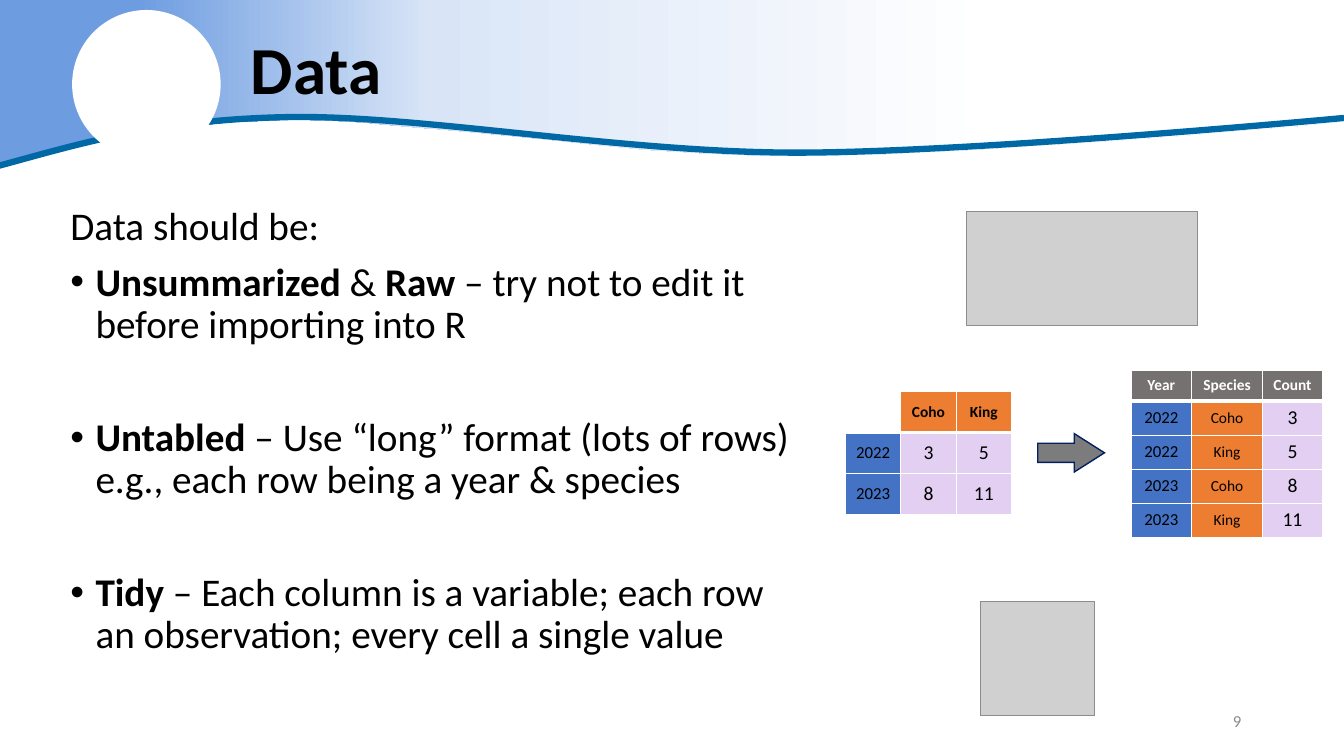
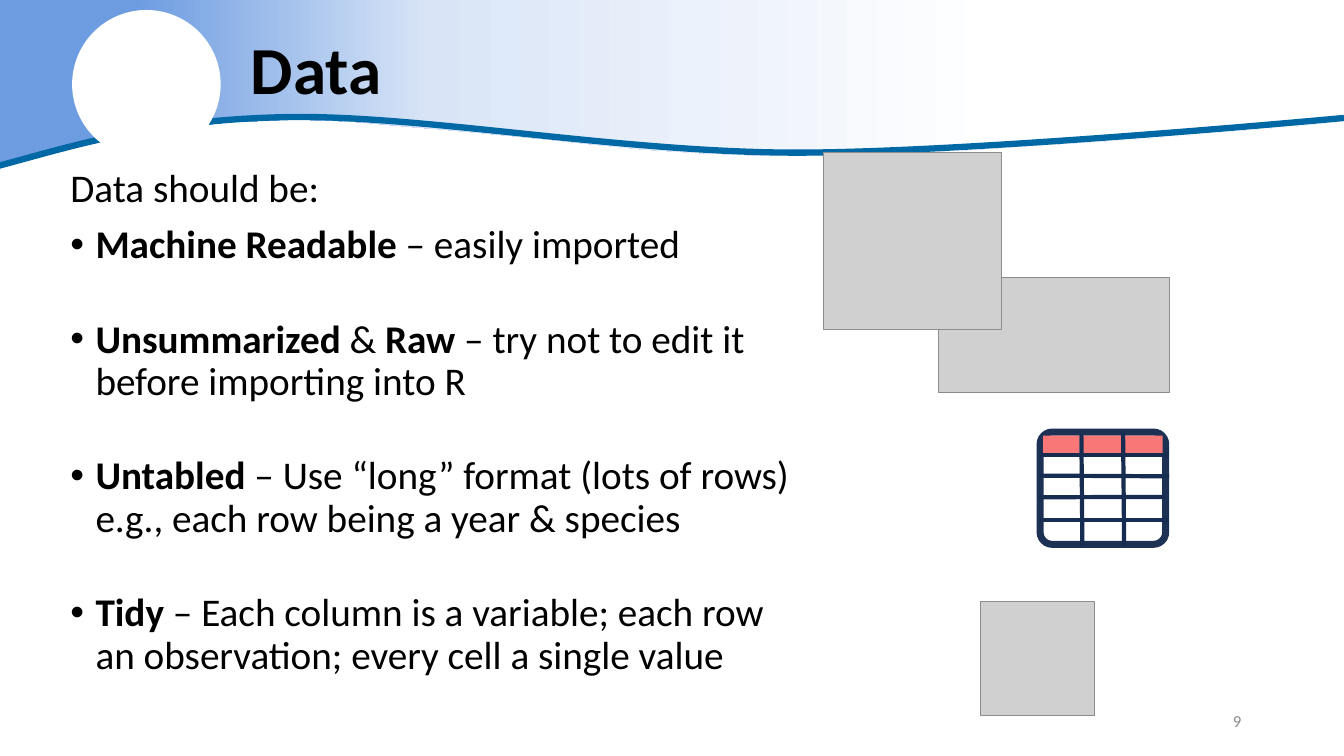
Before and after one commit to justinpriest/ADFG_R_Intro_Workshop, a slide deck: slide 9 of presentations/5 - Reading Real Data.pptx. Drawn at 1344x756 pixels with LibreOffice and Linux fonts; fonts in the diff are those of the drawing; grey boxes stand for pictures; background and template pictures are left out. Boxes give left, top, right and bottom in pixels: in the first picture for what was removed or moved away, otherwise in the second. Text is boxed around its words. In the diff, an @@ line names an element or a change of style, - is before the commit and + after.

```diff
--- a/presentations/5 - Reading Real Data.pptx
+++ b/presentations/5 - Reading Real Data.pptx
@@ text "Data should be:": place and size @@
-text "Data should be:" at <box>70,212,789,655</box>
+text "Data should be:" at <box>70,174,789,676</box>
@@ picture added at <box>824,152,1001,330</box> @@
@@ text at <box>96,230,680,265</box>: paragraph added @@
+• Machine Readable – easily imported
@@ picture: place and size @@
-picture at <box>967,212,1198,327</box>
+picture at <box>939,278,1170,393</box>
@@ table removed at <box>1131,370,1322,535</box>, 5 rows, 3 columns @@
-Year | Species | Count
-2022 | Coho | 3
-2022 | King | 5
-2023 | Coho | 8
-2023 | King | 11
@@ table removed at <box>846,391,1010,514</box>, 3 rows, 3 columns @@
- | Coho | King
-2022 | 3 | 5
-2023 | 8 | 11
@@ down arrow removed at <box>1038,434,1105,472</box> @@
@@ group added at <box>1038,433,1170,546</box>: 6 lines, 3 rectangles, 1 rounded rectangle @@
```
Also in this commit, not shown: 11 other slides changed, 4 slides added.
